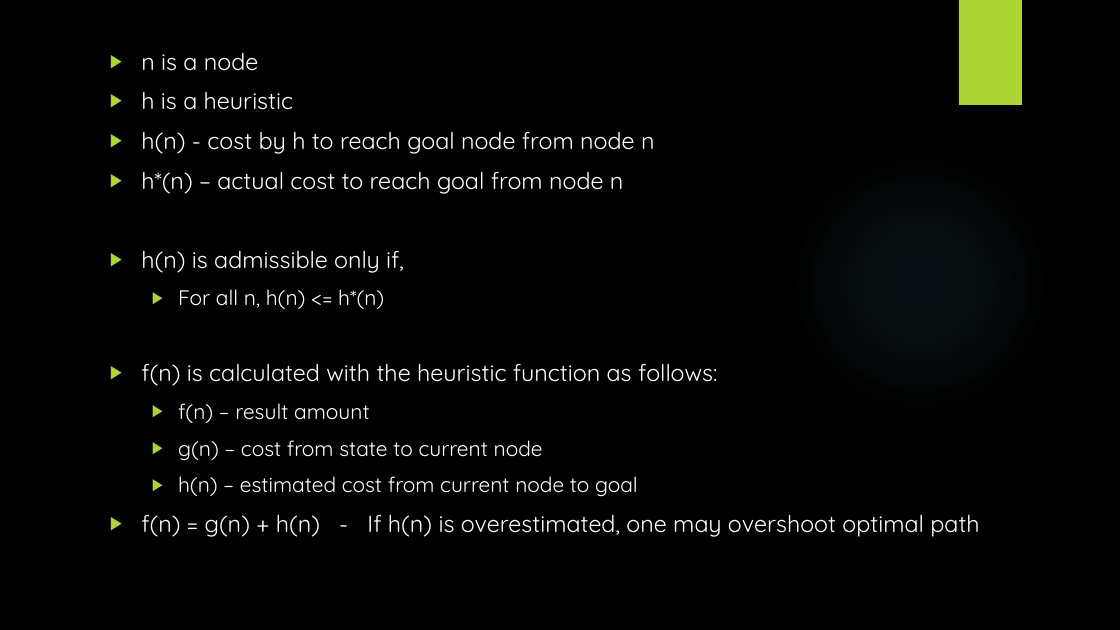
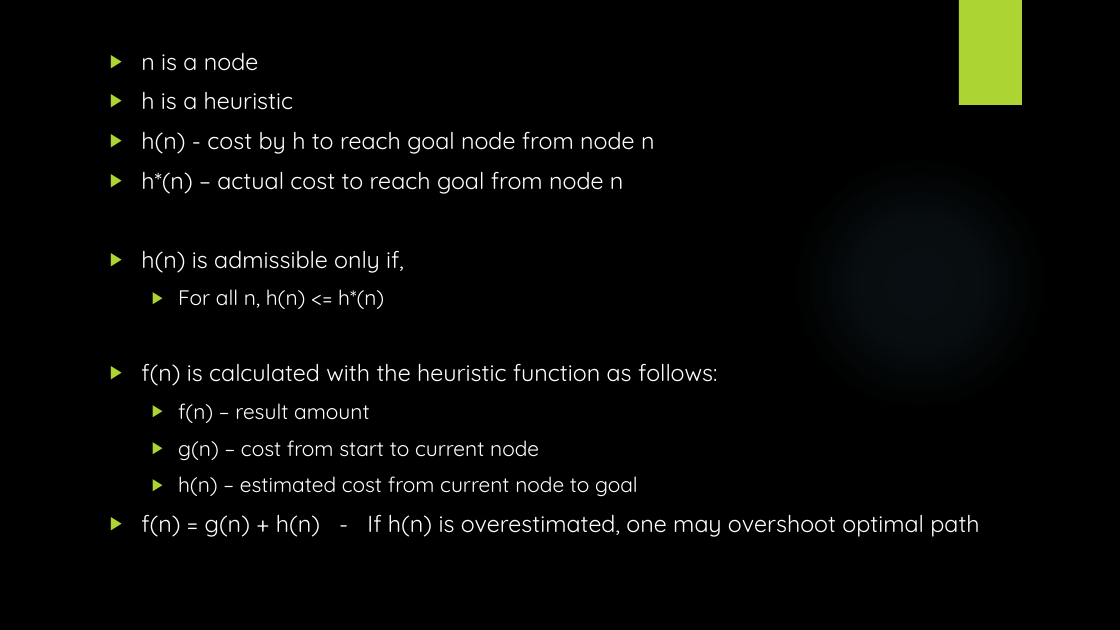
Before and after one commit to StevenPG/GraphTheoryProject2016, a slide deck: slide 12 of Documents/GraphTheoryPresentation.pptx. Drawn at 1120x630 pixels with LibreOffice and Linux fonts; fonts in the diff are those of the drawing; background and template pictures are left out. Boxes give left, top, right and bottom in pixels: in the first picture for what was removed or moved away, otherwise in the second. Text is boxed around its words. In the diff, an @@ line names an element or a change of style, - is before the commit and + after.

```diff
--- a/Documents/GraphTheoryPresentation.pptx
+++ b/Documents/GraphTheoryPresentation.pptx
@@ text at box(178, 440, 539, 461): text changed @@
-  ▶ g(n) – cost from state to current node
+  ▶ g(n) – cost from start to current node
```
Also in this commit, not shown: 1 other file.
